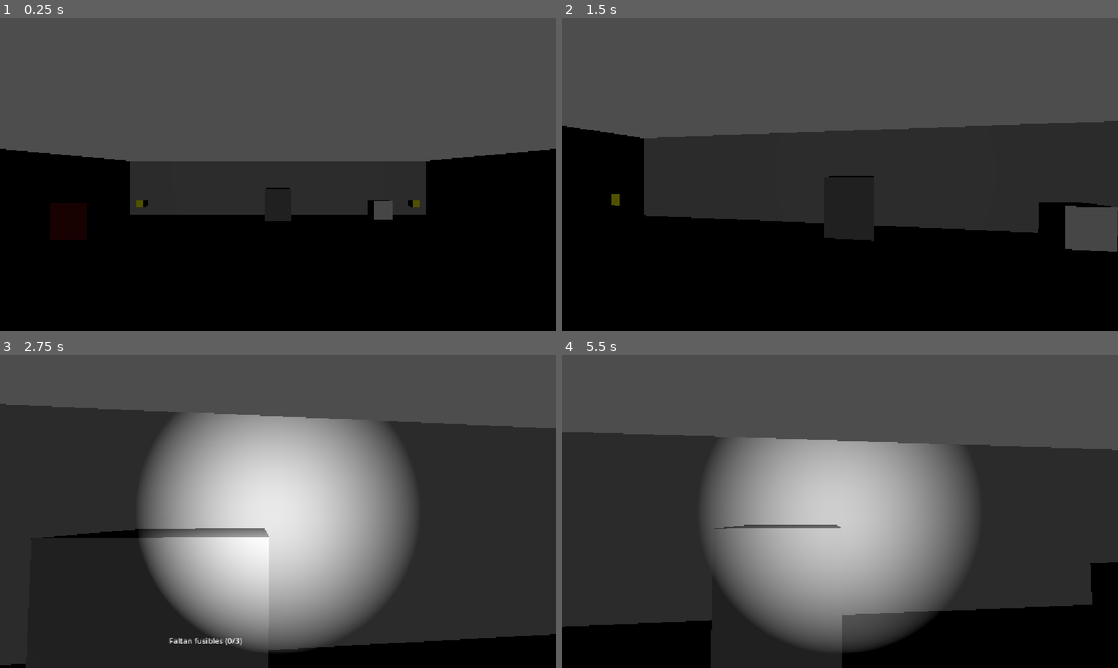
Above: before the commit, frames 1-4 (two rows, left to right).
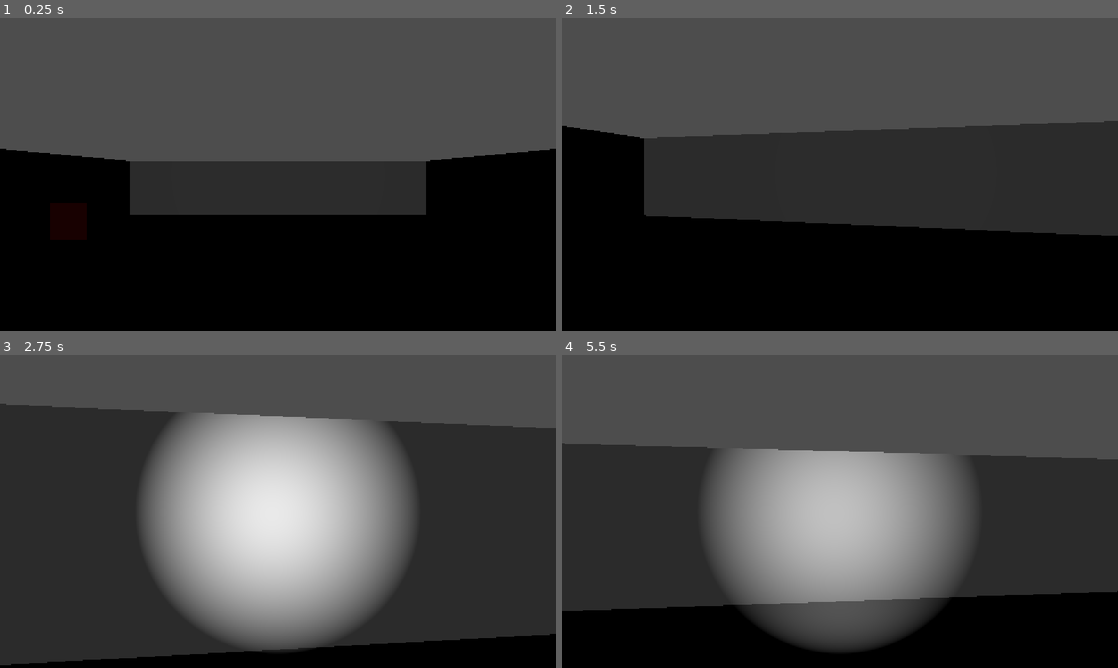
Above: after the commit, the same moments.

Repository: jalbal08/Penumbra
Game: Godot game, scene res://scenes/nivel3_ala_medica.tscn
The game is run twice, just before and just after one commit, with the same random seed, the same clock (stepped at 60 frames per second) and the same inputs. This scene is started directly instead of the project's main scene.
Inputs (mouse positions are in pixels of both pictures, inside the frame that each line leads up to):
- Up to frame 1 (0.25 s): no input
- Up to frame 2 (1.5 s): tap Enter at 0.5 s; move the mouse to (867, 174) at 0.52 s; hold Shift (correr) 0.53-1.28 s; hold W (mover_adelante) from 0.53 s (still down); move the mouse to (812, 174) at 1.27 s; tap E (interactuar) at 1.35 s
- Up to frame 3 (2.75 s): keep holding W (mover_adelante); move the mouse to (289, 505) at 2.02 s; tap F at 2.1 s
- Up to frame 4 (5.5 s): keep holding W (mover_adelante); move the mouse to (834, 517) at 2.77 s; tap Shift (correr) at 2.85 s; move the mouse to (878, 514) at 3.52 s; tap E (interactuar) at 3.6 s; move the mouse to (795, 508) at 4.27 s; tap F at 4.35 s; move the mouse to (845, 511) at 5.02 s; hold Shift (correr) from 5.03 s (still down)

The runs differ from the first frame. In frame 1, 0.5% of the frame differs, in the area x 24-76%, y 54-65%; in frame 2, 2.4%; in frame 3, 3.5%; in frame 4, 11%, in the area x 0-100%, y 24-100%.

Commit message:
feat(nivel3): agregar segundo enemigo y ajustar valores de IA

Diff:
--- a/penumbra/scenes/nivel3_ala_medica.tscn
+++ b/penumbra/scenes/nivel3_ala_medica.tscn
@@ -1,29 +1,8 @@
 [gd_scene format=3 uid="uid://cbtln8vnh38qv"]
 
 [ext_resource type="PackedScene" uid="uid://b04kxyduir331" path="res://scenes/player.tscn" id="1_n887m"]
-[ext_resource type="Script" uid="uid://egnx285lr1j" path="res://scripts/fusible.gd" id="2_8ofdn"]
 [ext_resource type="PackedScene" uid="uid://dlyrwosvchex5" path="res://scenes/ui_interaccion.tscn" id="3_tpw85"]
-[ext_resource type="Script" uid="uid://dm4ihfhch15ki" path="res://scripts/generador.gd" id="4_yoa70"]
-[ext_resource type="Script" uid="uid://cinju10vpfvel" path="res://scripts/caja_fuerte.gd" id="5_1e035"]
 [ext_resource type="Script" uid="uid://dy2u6jkttenx8" path="res://scripts/enemigo.gd" id="6_0fdxk"]
-
-[sub_resource type="BoxShape3D" id="BoxShape3D_smhyf"]
-size = Vector3(0.8, 0.8, 0.8)
-
-[sub_resource type="StandardMaterial3D" id="StandardMaterial3D_smhyf"]
-albedo_color = Color(1, 1, 0, 1)
-
-[sub_resource type="BoxShape3D" id="BoxShape3D_xvnu6"]
-size = Vector3(3, 2.5, 3)
-
-[sub_resource type="StandardMaterial3D" id="StandardMaterial3D_4recf"]
-albedo_color = Color(0.45223168, 0.45223168, 0.45223168, 1)
-
-[sub_resource type="BoxShape3D" id="BoxShape3D_0in4i"]
-size = Vector3(2.5, 2.5, 2.5)
-
-[sub_resource type="StandardMaterial3D" id="StandardMaterial3D_kvny2"]
-albedo_color = Color(0.8792148, 0.8792148, 0.8792148, 0.9254902)
 
 [sub_resource type="BoxShape3D" id="BoxShape3D_4recf"]
 size = Vector3(0.8, 1.8, 0.8)
@@ -64,72 +43,31 @@
 transform = Transform3D(1, 0, 0, 0, 1, 0, 0, 0, 1, -45, -30, 0)
 light_energy = 0.08
 
-[node name="Interactuable_Fusible1" type="Area3D" parent="." unique_id=2019089550]
-transform = Transform3D(1, 0, 0, 0, 1, 0, 0, 0, 1, -6, 1, -4)
-script = ExtResource("2_8ofdn")
-
-[node name="CollisionShape3D" type="CollisionShape3D" parent="Interactuable_Fusible1" unique_id=82081259]
-shape = SubResource("BoxShape3D_smhyf")
-
-[node name="CSGBox3D" type="CSGBox3D" parent="Interactuable_Fusible1" unique_id=972434635]
-size = Vector3(0.3, 0.3, 0.3)
-material = SubResource("StandardMaterial3D_smhyf")
-
-[node name="Interactuable_Fusible3" type="Area3D" parent="." unique_id=1871992666]
-transform = Transform3D(1, 0, 0, 0, 1, 0, 0, 0, 1, -5, 1, 3)
-script = ExtResource("2_8ofdn")
-
-[node name="CollisionShape3D" type="CollisionShape3D" parent="Interactuable_Fusible3" unique_id=1502297768]
-shape = SubResource("BoxShape3D_smhyf")
-
-[node name="CSGBox3D" type="CSGBox3D" parent="Interactuable_Fusible3" unique_id=659541006]
-size = Vector3(0.3, 0.3, 0.3)
-material = SubResource("StandardMaterial3D_smhyf")
-
-[node name="Interactuable_Fusible2" type="Area3D" parent="." unique_id=1278468044]
-transform = Transform3D(1, 0, 0, 0, 1, 0, 0, 0, 1, 6, 1, -4)
-script = ExtResource("2_8ofdn")
-
-[node name="CollisionShape3D" type="CollisionShape3D" parent="Interactuable_Fusible2" unique_id=2065876338]
-shape = SubResource("BoxShape3D_smhyf")
-
-[node name="CSGBox3D" type="CSGBox3D" parent="Interactuable_Fusible2" unique_id=1033626013]
-size = Vector3(0.3, 0.3, 0.3)
-material = SubResource("StandardMaterial3D_smhyf")
-
 [node name="CanvasLayer" parent="." unique_id=1388581311 instance=ExtResource("3_tpw85")]
-
-[node name="Interactuable_Generador" type="Area3D" parent="." unique_id=1906880559 node_paths=PackedStringArray("luz")]
-transform = Transform3D(1, 0, 0, 0, 1, 0, 0, 0, 1, 0, 0.85, -5)
-script = ExtResource("4_yoa70")
-luz = NodePath("../DirectionalLight3D")
-
-[node name="CollisionShape3D" type="CollisionShape3D" parent="Interactuable_Generador" unique_id=2144163413]
-shape = SubResource("BoxShape3D_xvnu6")
-
-[node name="CSGBox3D" type="CSGBox3D" parent="Interactuable_Generador" unique_id=1130661648]
-use_collision = true
-size = Vector3(1.2, 1.5, 1)
-material = SubResource("StandardMaterial3D_4recf")
-
-[node name="Interactuable_CajaFuerte" type="Area3D" parent="." unique_id=345622415]
-transform = Transform3D(1, 0, 0, 0, 1, 0, 0, 0, 1, 5, 0.55, -5)
-script = ExtResource("5_1e035")
-
-[node name="CollisionShape3D" type="CollisionShape3D" parent="Interactuable_CajaFuerte" unique_id=1574895818]
-shape = SubResource("BoxShape3D_0in4i")
-
-[node name="CSGBox3D" type="CSGBox3D" parent="Interactuable_CajaFuerte" unique_id=1885529472]
-use_collision = true
-size = Vector3(0.9, 0.9, 0.7)
-material = SubResource("StandardMaterial3D_kvny2")
 
 [node name="Enemigo" type="CharacterBody3D" parent="." unique_id=1493092041]
 transform = Transform3D(1, 0, 0, 0, 1, 0, 0, 0, 1, -6, 1, -1)
 script = ExtResource("6_0fdxk")
+VEL_PERSECUCION = 3.0
+DETECCION_NORMAL = 5.5
+DETECCION_CON_LINTERNA = 10.0
 
 [node name="CollisionShape3D" type="CollisionShape3D" parent="Enemigo" unique_id=1690682211]
 shape = SubResource("BoxShape3D_4recf")
 
 [node name="CSGBox3D" type="CSGBox3D" parent="Enemigo" unique_id=868725504]
 material = SubResource("StandardMaterial3D_8joqa")
+
+[node name="Enemigo2" type="CharacterBody3D" parent="." unique_id=242107181]
+transform = Transform3D(1, 0, 0, 0, 1, 0, 0, 0, 1, 6, 1, 3)
+script = ExtResource("6_0fdxk")
+VEL_PERSECUCION = 3.0
+DETECCION_NORMAL = 5.5
+DETECCION_CON_LINTERNA = 10.0
+punto_inicial = 2
+
+[node name="CollisionShape3D" type="CollisionShape3D" parent="Enemigo2" unique_id=1774934431]
+shape = SubResource("BoxShape3D_4recf")
+
+[node name="CSGBox3D" type="CSGBox3D" parent="Enemigo2" unique_id=1861280695]
+material = SubResource("StandardMaterial3D_8joqa")
--- a/penumbra/scripts/enemigo.gd
+++ b/penumbra/scripts/enemigo.gd
@@ -1,11 +1,12 @@
 extends CharacterBody3D
 
-const VEL_PATRULLA = 1.5
-const VEL_PERSECUCION = 2.6
-const DISTANCIA_ATRAPAR = 1.3
-const DETECCION_NORMAL = 4.0
-const DETECCION_CON_LINTERNA = 8.0
-const DISTANCIA_PERDER = 12.0
+@export var VEL_PATRULLA = 1.5
+@export var VEL_PERSECUCION = 2.6
+@export var DISTANCIA_ATRAPAR = 1.3
+@export var DETECCION_NORMAL = 4.0
+@export var DETECCION_CON_LINTERNA = 8.0
+@export var DISTANCIA_PERDER = 12.0
+@export var punto_inicial: int = 0
 
 const COLOR_PATRULLA = Color(0.35, 0.02, 0.02)
 const COLOR_PERSECUCION = Color(1.0, 0.1, 0.1)
@@ -26,7 +27,7 @@
 var material: StandardMaterial3D
 
 func _ready():
-	print("Enemigo listo")
+	punto_actual = punto_inicial
 	jugador = get_parent().get_node("Player")
 	linterna = jugador.get_node("Camera3D/Linterna")
 	material = StandardMaterial3D.new()
@@ -44,11 +45,9 @@
 	if not persiguiendo and dist < rango:
 		persiguiendo = true
 		material.albedo_color = COLOR_PERSECUCION
-		print("Enemigo: te detectó")
 	elif persiguiendo and dist > DISTANCIA_PERDER:
 		persiguiendo = false
 		material.albedo_color = COLOR_PATRULLA
-		print("Enemigo: te perdió")
 
 	# Atrapar
 	if persiguiendo and dist < DISTANCIA_ATRAPAR:
